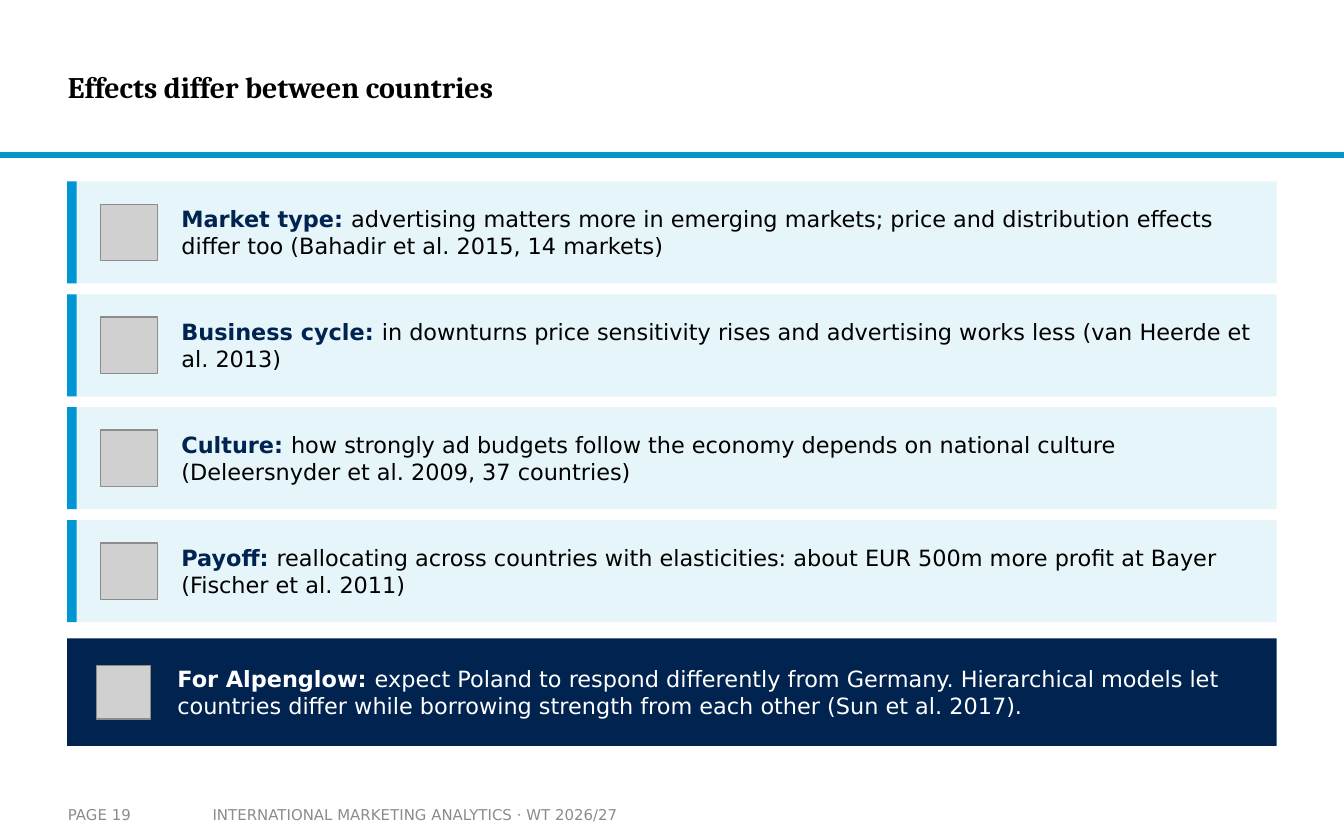
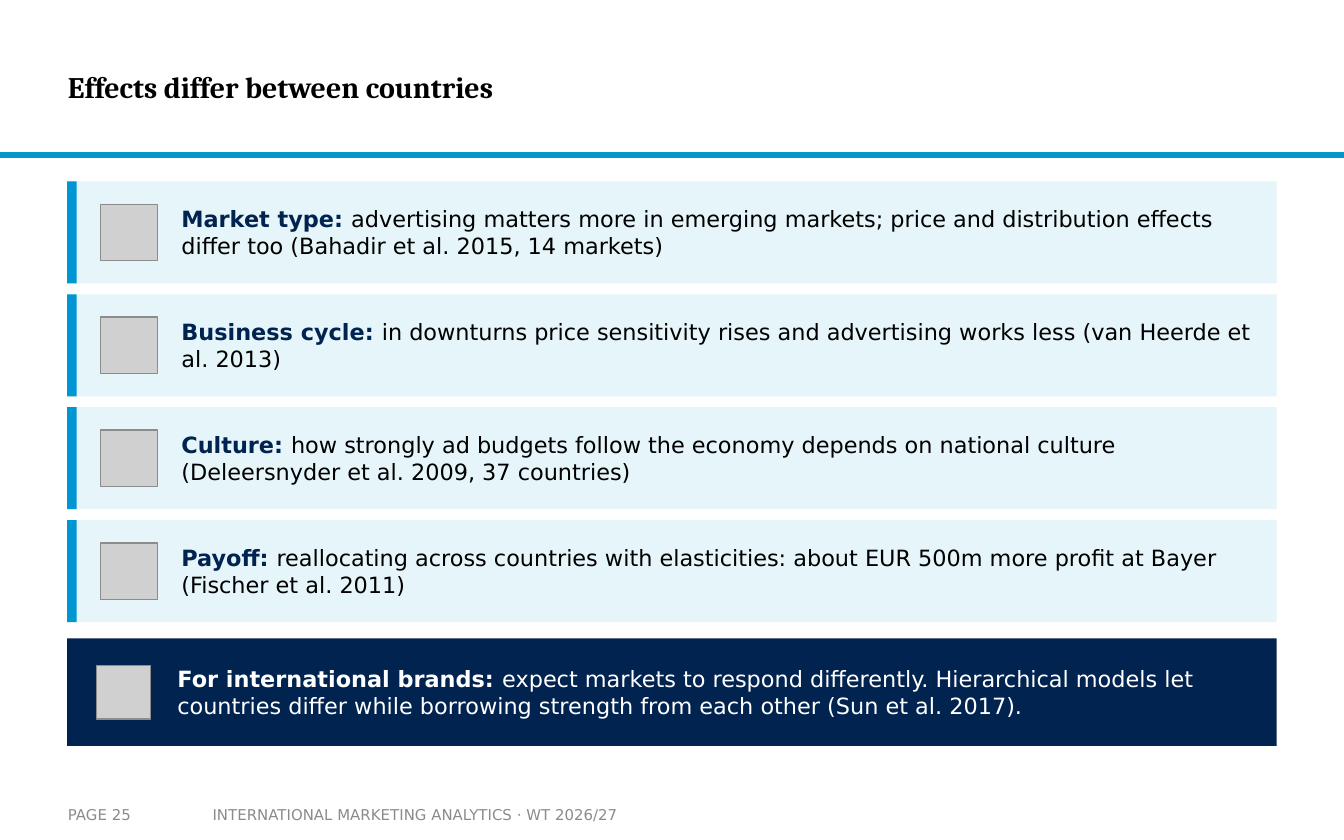
Before and after one commit to arnefloh-wu/International-Marketing-Analytics, a slide deck: slide 25 of slides/02a_intro-to-mmm_WT26-27.pptx (slide 19 before the commit). Drawn at 1344x840 pixels with LibreOffice and Linux fonts; fonts in the diff are those of the drawing; grey boxes stand for pictures; background and template pictures are left out. Boxes give left, top, right and bottom in pixels: in the first picture for what was removed or moved away, otherwise in the second. Text is boxed around its words. In the diff, an @@ line names an element or a change of style, - is before the commit and + after.

```diff
--- a/slides/02a_intro-to-mmm_WT26-27.pptx
+++ b/slides/02a_intro-to-mmm_WT26-27.pptx
@@ text at [177, 670, 1193, 719]: text changed @@
-For Alpenglow: expect Poland to respond differently from Germany. Hierarchical models let countries differ while borrowing strength from each other (Sun et al. 2017).
+For international brands: expect markets to respond differently. Hierarchical models let countries differ while borrowing strength from each other (Sun et al. 2017).
@@ page number at [68, 809, 131, 820]: text changed @@
-PAGE 19
+PAGE 25
```
Also in this commit, not shown: 22 other slides changed, 1 slide removed, 3 other files.
